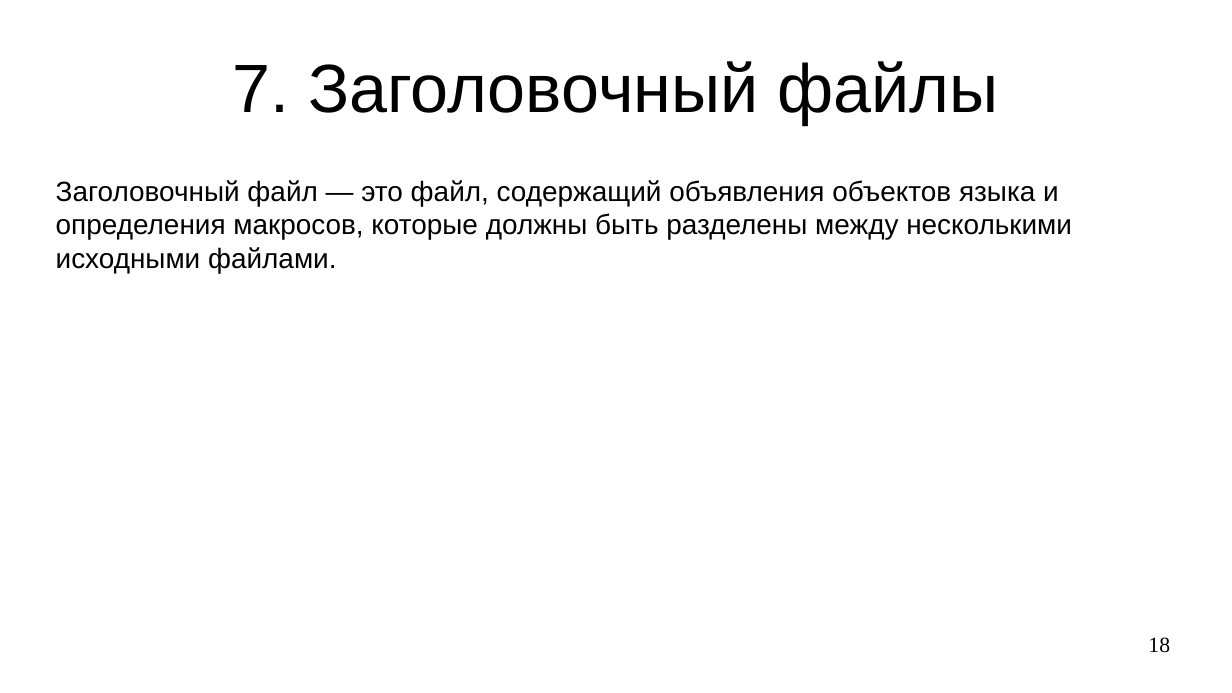
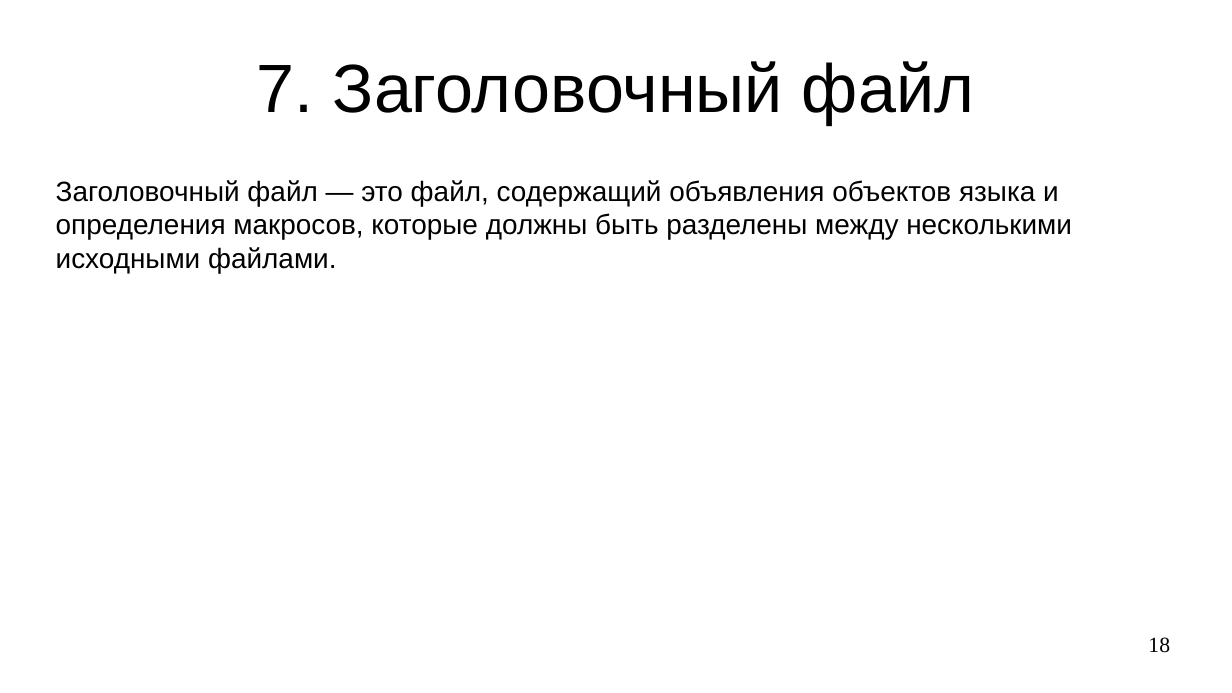
Before and after one commit to steelcraft/stud-lab, a slide deck: slide 18 of Лекции/CBCP01#L4.odp. Drawn at 1232x693 pixels with LibreOffice and Linux fonts; fonts in the diff are those of the drawing. Boxes give left, top, right and bottom in pixels: in the first picture for what was removed or moved away, otherwise in the second. Text is boxed around its words. In the diff, an @@ line names an element or a change of style, - is before the commit and + after.

```diff
--- a/Лекции/CBCP01#L4.odp
+++ b/Лекции/CBCP01#L4.odp
@@ title at (257, 61, 974, 125): text changed @@
-7. Заголовочный файлы
+7. Заголовочный файл
```
Also in this commit, not shown: 4 other slides changed, 1 slide added, 1 slide removed.
